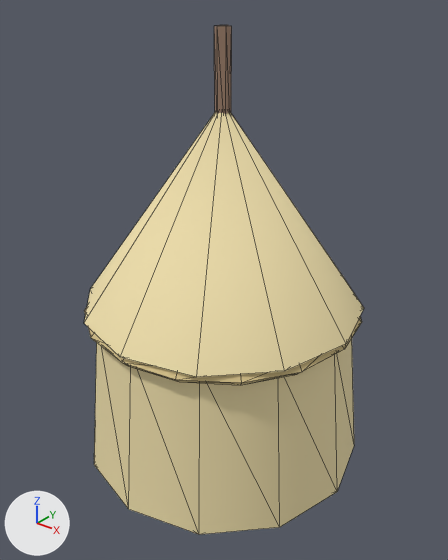
Two versions of the glTF model assets/models/env/haystack.glb, one commit apart.
One viewpoint serves both versions: a 50 mm lens placed at (2.87, -3.58, 3.79), pointed at (0.05, -0.05, 1.6). Arrows for +X, +Y and +Z are at lower left; the lights stay in place. The first picture is the older version. Mesh edges are drawn as thin lines. Objects named as collision shapes, trigger or cutter boxes, shadow casters or lower levels of detail are left out. Vertices at exactly the same position are counted once.

The first picture shows 'Haystack'.
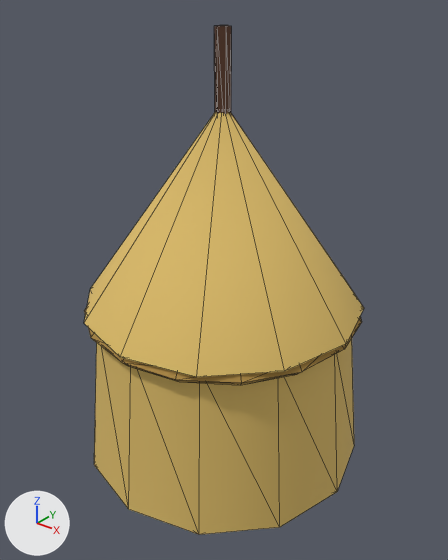
The change, as a list of edits to the scene's bpy script:
```text
Change me_haystack:
    where me_haystack.from_pydata(...)  # 113 vertices, 214 faces; spans x -1.2..1.2, y -1.2..1.2, z 0.0..3.5
    used by ob_haystack; location = (0.0, 0.0, 0.0)
    me_haystack part 1: 128 faces centred in x -1.09..1.09, y -1.09..1.09, z 1.31..1.39 are repainted in the vertex colours; the middle colour goes from beige #d4bf88 to brown #a8853f
    me_haystack part 2: 66 faces centred in x -1.1..1.1, y -1.1..1.1, z 0.0..1.93 are repainted in the vertex colours; the middle colour goes from beige #edddaa to yellow #d8b866
    me_haystack part 3: 20 faces centred in x -0.05..0.05, y -0.05..0.05, z 2.7..3.5 are repainted in the vertex colours; the middle colour goes from brown #9e816d to brown #573827
```

Boxes [x1, y1, x2, y2] around the edits, measured in the pictures (448 x 560 px):
part 1 of me_haystack, recoloured: [84, 307, 362, 385] in both
part 2 of me_haystack, recoloured (beige to yellow): [84, 112, 364, 534] in both
part 3 of me_haystack, recoloured: [214, 25, 232, 114] in both
